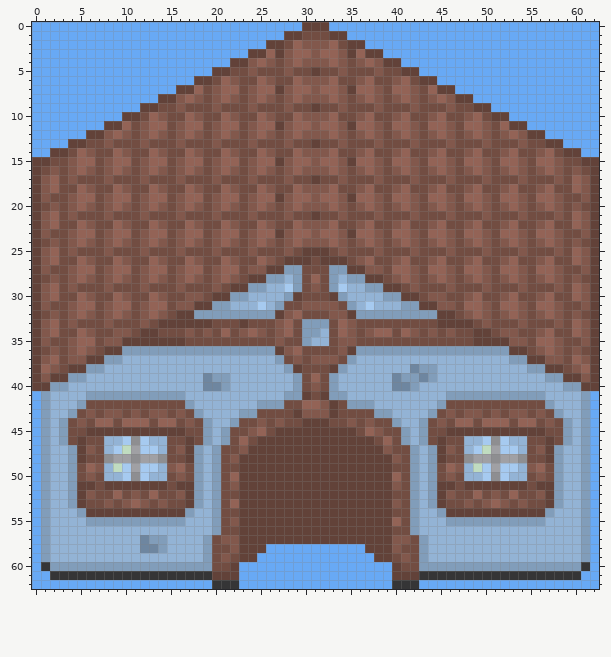
Pixel-art sprite -- android/assets/Tiles/House.gif. That is the earlier state.
Rulers count pixels.
After:
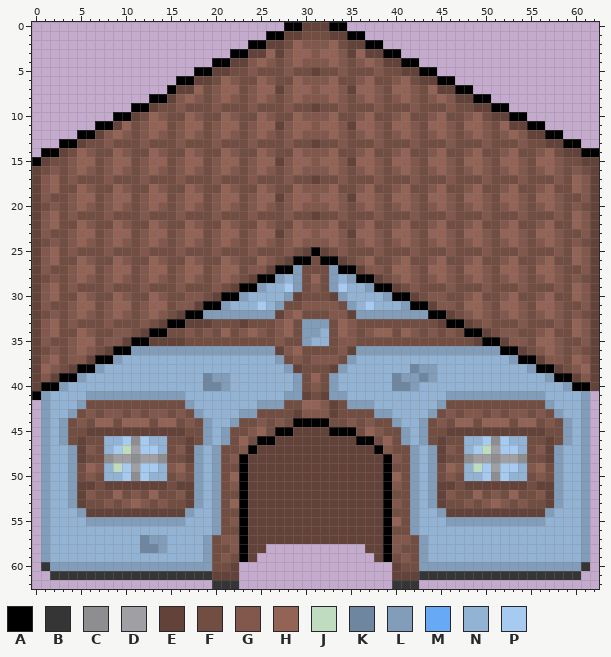
Palette (. is transparent): A #000000  B #353536  C #8e8e91  D #a0a0a4  E #624239  F #724d42  G #82584c  H #936356  J #c0dcc0  K #6e86a0  L #819dba  M #68a9f5  N #93b3d5  P #a6caf0
Changes in this commit:
file 63x63 -> 126x126 pixels (blocks of 1x1 -> 2x2; one block is one cell here)
Changed rows in their new state; - is an unchanged pixel.
first column x 0:
 0 ............................AA---AA............................
 1 ..........................AA-------AA..........................
 2 ........................AA-----------AA........................
 3 ......................AA---------------AA......................
 4 ....................AA-------------------AA....................
 5 ..................AA-----------------------AA..................
 6 ................AA---------------------------AA................
 7 ...............A-------------------------------AA..............
 8 .............AA----------------------------------AA............
 9 ...........AA--------------------------------------AA..........
10 .........AA------------------------------------------AA........
11 .......AA----------------------------------------------AA......
12 .....AA--------------------------------------------------AA....
13 ...AA------------------------------------------------------AA..
14 .AA----------------------------------------------------------AA
15 A--------------------------------------------------------------
first column x 0:
25 -------------------------------A-------------------------------
26 -----------------------------AA-AA-----------------------------
27 ---------------------------AA-----AA---------------------------
28 -------------------------AA---------AA-------------------------
29 -----------------------AA-------------AA-----------------------
30 ---------------------AA-----------------AA---------------------
31 -------------------AA---------------------AA-------------------
32 -----------------AA-------------------------AA-----------------
33 ---------------AA-----------------------------AA---------------
34 -------------AA---------------------------------AA-------------
35 -----------AA-------------------------------------AA-----------
36 ---------AA-----------------------------------------AA---------
37 -------AA---------------------------------------------AA-------
38 -----AA-------------------------------------------------AA-----
39 ---AA-----------------------------------------------------AA---
40 -AA---------------------------------------------------------AA-
41 A-------------------------------------------------------------.
42 .-------------------------------------------------------------.
43 .-------------------------------------------------------------.
44 .----------------------------AAAA-----------------------------.
45 .--------------------------AA----AAA--------------------------.
46 .------------------------AA---------AA------------------------.
47 .-----------------------A-------------A-----------------------.
48 .----------------------A---------------A----------------------.
49 .----------------------A---------------A----------------------.
50 .----------------------A---------------A----------------------.
51 .----------------------A---------------A----------------------.
52 .----------------------A---------------A----------------------.
53 .----------------------A---------------A----------------------.
54 .----------------------A---------------A----------------------.
55 .----------------------A---------------A----------------------.
56 .----------------------A---------------A----------------------.
57 .----------------------A---------------A----------------------.
58 .----------------------A--...........--A----------------------.
59 .----------------------A-.............-A----------------------.
60 .----------------------.................----------------------.
61 ..---------------------.................---------------------..
62 ....................---.................---....................
Where, in picture pixels (left, top, right, bottom), the same in both pictures:
changed: (32, 22, 302, 166)
changed: (329, 22, 599, 157)
changed: (32, 247, 599, 589)
